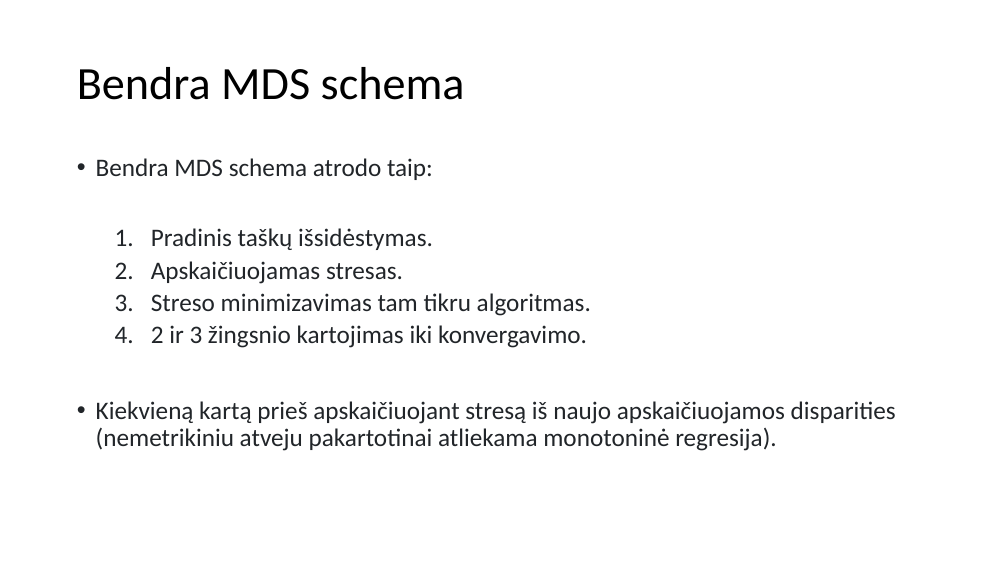
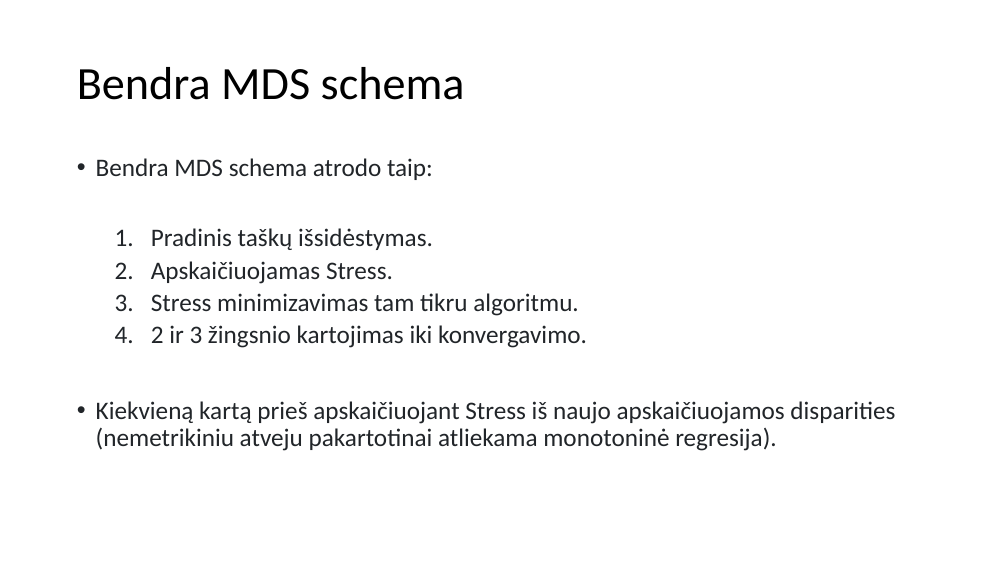
Before and after one commit to dovmar/PDVS, a slide deck: slide 18 of MDS/MDS_pristatymas.pptx. Drawn at 1008x567 pixels with LibreOffice and Linux fonts; fonts in the diff are those of the drawing. Boxes give left, top, right and bottom in pixels: in the first picture for what was removed or moved away, otherwise in the second. Text is boxed around its words. In the diff, an @@ line names an element or a change of style, - is before the commit and + after.

```diff
--- a/MDS/MDS_pristatymas.pptx
+++ b/MDS/MDS_pristatymas.pptx
@@ text at <box>151,261,579,316</box>: text changed @@
-  2. Apskaičiuojamas stresas.
-  3. Streso minimizavimas tam tikru algoritmas.
+  2. Apskaičiuojamas Stress.
+  3. Stress minimizavimas tam tikru algoritmu.
@@ text at <box>96,401,895,451</box>: text changed @@
-• Kiekvieną kartą prieš apskaičiuojant stresą iš naujo apskaičiuojamos disparities (nemetrikiniu atveju pakartotinai atliekama monotoninė regresija).
+• Kiekvieną kartą prieš apskaičiuojant Stress iš naujo apskaičiuojamos disparities (nemetrikiniu atveju pakartotinai atliekama monotoninė regresija).
```
Also in this commit, not shown: 10 other slides changed, 3 other files.
